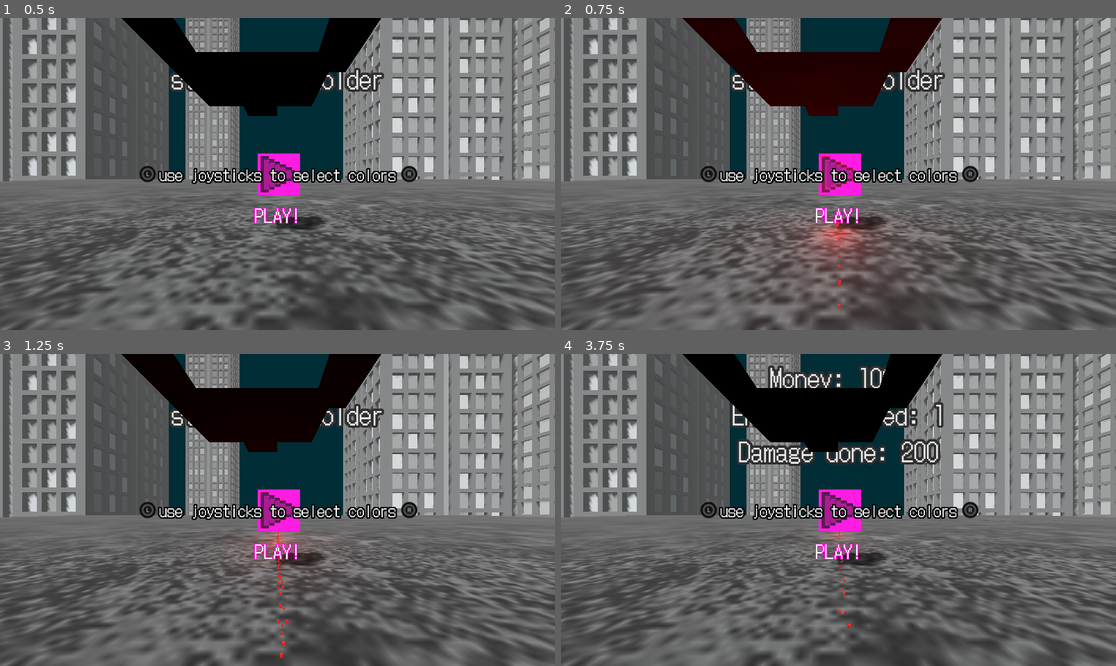
Above: before the commit, frames 1-4 (two rows, left to right).
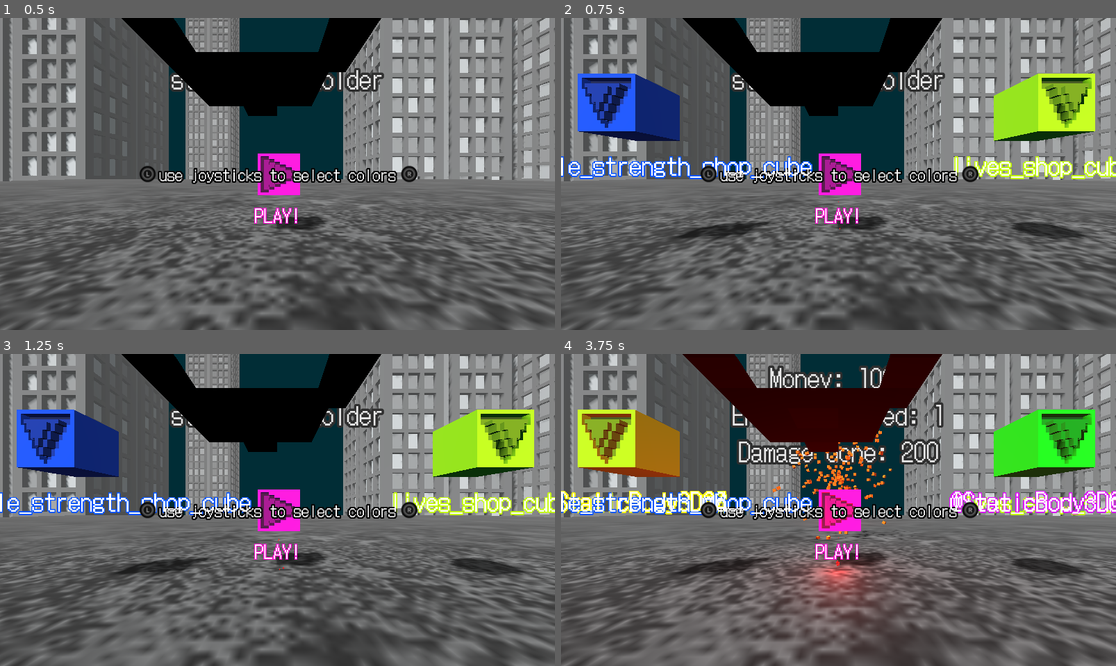
Above: after the commit, the same moments.

Repository: Majsek/Project_BC
Game: Godot game, scene res://scenes/world.tscn
The game is run twice, just before and just after one commit, with the same random seed, the same clock (stepped at 60 frames per second) and the same inputs.
Inputs:
- Up to frame 1 (0.5 s): no input
- Up to frame 2 (0.75 s): tap Enter (ui_accept) at 0.5 s; hold Right (ui_right) from 0.53 s (still down)
- Up to frame 3 (1.25 s): keep holding Right (ui_right); tap Enter (ui_accept) at 0.77 s
- Up to frame 4 (3.75 s): release Right (ui_right) at 1.28 s; hold Down (ui_down) 1.28-2.03 s; tap Enter (ui_accept) at 1.52, 3.02 s; hold Right (ui_right) 2.03-2.78 s; hold Up (ui_up) 2.78-3.53 s; hold Left (ui_left) from 3.53 s (still down)

Frame 1 is identical in both runs. In frame 2, 19% of the frame differs, in the area x 0-100%, y 0-94%; in frame 3, 11%; in frame 4, 21%, in the area x 0-100%, y 0-88%.
Error before the commit: Invalid access to property or key 'tutorial_' on a base object of type 'null instance'. (res://scripts/hand.gd:49)

Commit message:
some fixes, +level up, +shop

Diff:
--- a/scenes/world.tscn
+++ b/scenes/world.tscn
@@ -220,9 +220,3 @@
 
 [node name="edge_4_allowed_cube" parent="." groups=["control_cubes"] instance=ExtResource("4_58r8i")]
 transform = Transform3D(-4.37114e-09, 0, -0.1, 0, 0.1, 0, 0.1, 0, -4.37114e-09, 1, 0.7, -0.4)
-
-[node name="lives_shop_cube" parent="." groups=["control_cubes"] instance=ExtResource("4_58r8i")]
-transform = Transform3D(-0.1, 0, 1.50996e-08, 0, 0.1, 0, -1.50996e-08, 0, -0.1, -0.04, 0.77, 1.5)
-
-[node name="projectile_strength_cube" parent="." groups=["control_cubes"] instance=ExtResource("4_58r8i")]
-transform = Transform3D(-0.1, 0, 1.50996e-08, 0, 0.1, 0, -1.50996e-08, 0, -0.1, -0.34, 0.77, 1.5)
--- a/scripts/control_cube.gd
+++ b/scripts/control_cube.gd
@@ -19,6 +19,7 @@
 		$Label3D.outline_modulate = color_
 
 func _ready():
+	add_to_group("control_cubes")
 	reset_mesh()
 	reset_color()
 
@@ -91,20 +92,25 @@
 		var hit_particle : Node = HIT_PARTICLE.instantiate()
 		hit_particle.init(dmg, initial_color_, projectile_pos)
 		main_.add_child(hit_particle)
+
 func destroy(dmg) -> void:
 	var hit_particle : Node = HIT_PARTICLE.instantiate()
 	hit_particle.init(dmg, initial_color_, position)
 	main_.add_child(hit_particle)
 
+#LOGIC => what each cube does
 	match name:
 		"start_cube":
 			main_.start_game()
-			self.queue_free()
 
 		"lives_shop_cube":
 			player_.max_lives_ += 1
-		"projectile_strength_cube":
+			main_.start_game()
+
+		"projectile_strength_shop_cube":
 			player_.projectile_impulse_strength_ += 1
+			main_.start_game()
+
 		_:
 			match name:
 				"edge_2_allowed_cube":
--- a/scripts/enemy.gd
+++ b/scripts/enemy.gd
@@ -7,7 +7,14 @@
 @export var lives_ : int
 const HIT_PARTICLE = preload("res://scenes/hit_particle.tscn")
 
-@export var follow_player_ : bool = false
+@export var follow_player_ : bool = false:
+#not optimal, but necessary
+	set(value):
+		if main_.running_:
+			follow_player_ = value
+		else:
+			follow_player_ = false
+
 var initial_color_ : Color
 var color_ : Color:
 	set(value):
@@ -43,7 +50,6 @@
 
 
 func spawnAnim():
-	follow_player_ = true
 	#var animation = %AnimationPlayer.get_animation("enemy_spawn")
 	#var track_index1 = animation.add_track(Animation.TYPE_POSITION_3D)
 	#animation.track_set_path(track_index1, $".")
--- a/scripts/hand.gd
+++ b/scripts/hand.gd
@@ -16,11 +16,6 @@
 @onready var player_ : Node3D
 
 func _ready():
-	print("player")
-	print(main_)
-	print(main_.player_)
-	print(%player)
-	player_ = %player
 	init()
 #TEST initial color
 	color_ = Color.from_hsv(0, 1.0, 1.0, 1.0)
@@ -39,15 +34,12 @@
 	#TEST rapid fire
 	if Input.is_action_just_pressed("ui_left") != false:
 		if is_right_hand_:
-			player_.tutorial_.tutorial_ -= 1
-		#if is_right_hand_:
-			#rapid_fire()
+			rapid_fire()
 
 	#TEST rapid fire
 	if Input.is_action_just_pressed("ui_right") != false:
 		if is_right_hand_:
-			player_.tutorial_.tutorial_ += 1
-
+			main_.xp_ += 10
 	#TEST R restart
 	if Input.is_action_just_pressed("restart") != false:
 #TODO: jedna restart funkce ve world.gd
--- a/scripts/player.gd
+++ b/scripts/player.gd
@@ -25,7 +25,8 @@
 var grabbing_ : bool = false
 var first_grabbing_hand_ : XRController3D
 
-var projectile_impulse_strength_ : float = 10.0
+#TEST
+var projectile_impulse_strength_ : float = 10.0*10
 
 @onready var main_ : Node3D = $"/root/world"
 @onready var right_hand_ : XRController3D = $XROrigin3D/right_hand
@@ -38,6 +39,8 @@
 	main_.player_ = self
 	lives_ = max_lives_
 	decrease_lives_anim()
+	right_hand_.player_ = self
+	left_hand_.player_ = self
 
 func _physics_process(delta):
 	if grabbing_:
@@ -75,7 +78,7 @@
 
 	self.collision_layer = 0
 	self.collision_mask = 0
-	main_.stop_game()
+	main_.stop_enemies()
 
 #NOTE: ono to asi neumí bejt interpolovaný a animovaný vůbec, jen po kouscích si to můžu vlastně jakoby animovat sám, musím to nějak vyladit, jestli vůbec chci mít emission, nebo nn
 #TODO je to nějaký sus, asi by to chtělo předělat přímo na timery a nepoužívat animace vůbec v tomhle případě
--- a/scripts/world.gd
+++ b/scripts/world.gd
@@ -4,16 +4,33 @@
 
 var enemies_ : Array
 
+var shop_cubes_ : Array = [
+	"lives_shop_cube",
+	"projectile_strength_shop_cube",
+	]
+
 #SCORE
-var enemies_killed_last_round_ : int = 0
 var enemies_killed_all_time_ : int = 0
+var enemies_killed_last_round_ : int = 0:
+	set(value):
+		enemies_killed_last_round_ = value
+		xp_ += 1
 
+
+var xp_ : int = 0:
+	set(value):
+		xp_ = value
+		print(xp_)
+		if xp_ >= 10:
+			level_up()
+
+var level_ : int = 1
+
+var dmg_done_all_time_ : int = 0
 var dmg_done_last_round_ : int = 0:
 	set(value):
 		dmg_done_last_round_ = value
 		update_stats_label()
-var dmg_done_all_time_ : int = 0
-
 var money_ : int = 1000
 
 #ALLOWED SPAWN EDGES
@@ -22,15 +39,46 @@
 var edge_3_allowed_ = false
 var edge_4_allowed_ = false
 
-var difficulty_multiplier_ : float = 2.0
+var difficulty_multiplier_ : float = 0.5
 
 var interface_ : XRInterface
 var enemy_ : Resource = preload("res://scenes/enemy.tscn")
 var running_ : bool = false
 
+var shop_cube_ : Resource = preload("res://scenes/control_cube.tscn")
+
 const SAVE_PATH = "res://godot_save_config_file.ini"
 
+func level_up():
+	level_ += 1
+	stop_enemies()
+
+	var shop1 = shop_cubes_.pick_random()
+	var shop2 = shop_cubes_.pick_random()
+	while shop1 == shop2:
+		shop2 = shop_cubes_.pick_random()
+
+#SHOP CUBE 1
+	var shop_cube1 = shop_cube_.instantiate()
+	shop_cube1.name = shop1
+	shop_cube1.position = Vector3(-1.5, 1.0, -1.5)
+	shop_cube1.get_node("MeshInstance3D").rotation_degrees.z = -90.0
+	add_child(shop_cube1)
+
+#SHOP CUBE 2
+	var shop_cube2 = shop_cube_.instantiate()
+	shop_cube2.name = shop2
+	shop_cube2.position = Vector3(1.5, 1.0, -1.5)
+	shop_cube2.get_node("MeshInstance3D").rotation_degrees.z = -90.0
+	add_child(shop_cube2)
+
+
+#RESUME GAME
 func start_game() -> void:
+	xp_ = 0
+
+	get_tree().call_group("control_cubes", "queue_free")
+
 	running_ = true
 	#%enemy.follow_player_ = true
 	#%enemy.visible = true
@@ -51,7 +99,8 @@
 	save_game()
 	get_tree().reload_current_scene()
 
-func stop_game() -> void:
+#STOP ENEMIES FROM MOVING
+func stop_enemies() -> void:
 	running_ = false
 	for e in enemies_:
 		if e != null:
